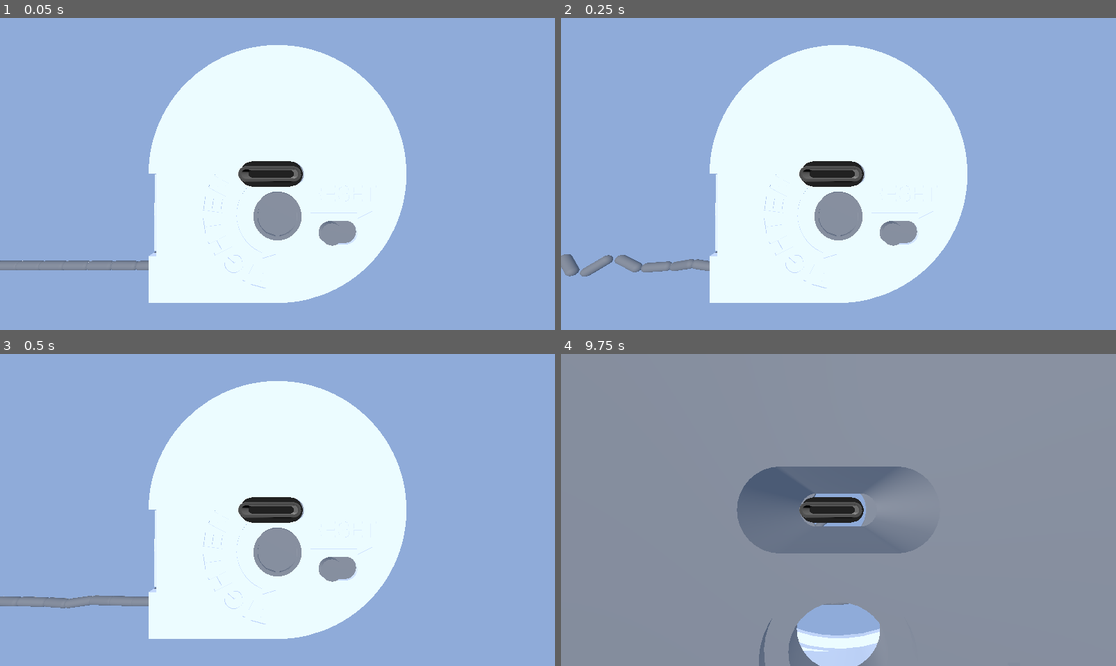
Above: before the commit, frames 1-4 (two rows, left to right).
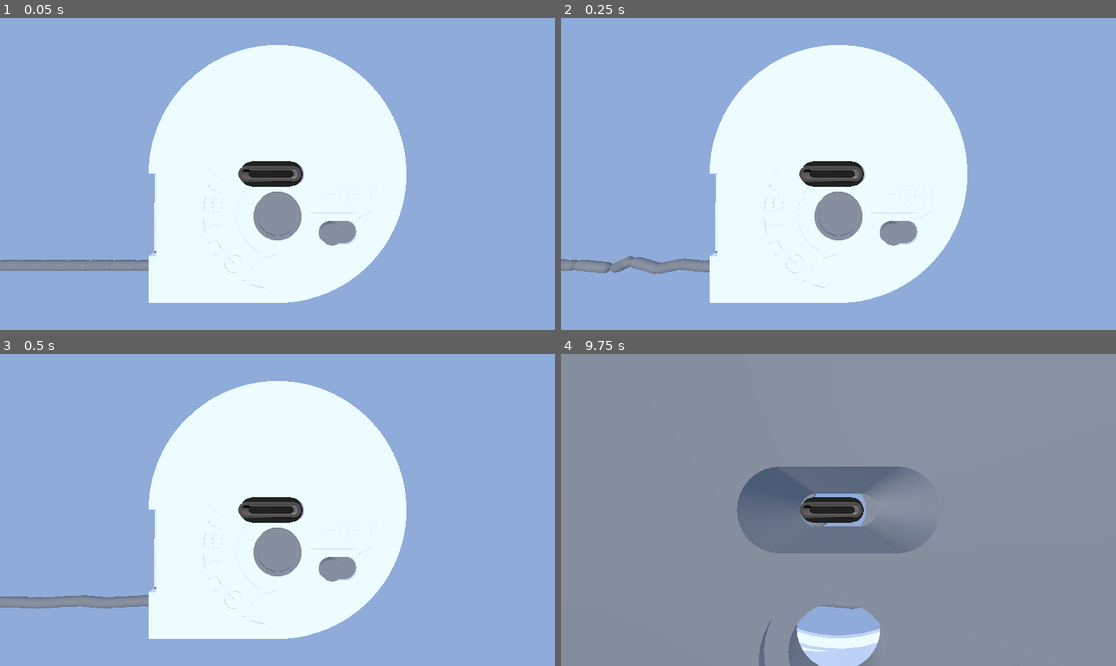
Above: after the commit, the same moments.

Repository: danielk5432/cable_holder_simulation
Game: Godot game, scene res://scene/mainscene.tscn
Same seed, same stepped clock (60 frames per second), same inputs: the game is played once before the commit and once after it.
Inputs (mouse positions are in pixels of both pictures, inside the frame that each line leads up to):
- Up to frame 1 (0.05 s): no input
- Up to frame 2 (0.25 s): no input
- Up to frame 3 (0.5 s): no input
- Up to frame 4 (9.75 s): move the mouse to (960, 494) at 0.52 s; hold W (spinclock) 0.53-1.28 s; click (960, 494) at 0.67 s; tap Q (spincounterclock) at 0.8, 1.35, 2.3, 6.8, 7.35, 8.3, 8.85 s; tap Enter at 1.25 s; move the mouse to (727, 525) at 1.27 s; click (727, 525) at 1.42 s; tap W (spinclock) at 1.55, 2.85, 4.35, 6.05, 7.55, 9.05 s; tap R (reset) every 0.75 s from 2 to 5 s; move the mouse to (894, 441) at 2.02 s; hold E (explode) 2.03-2.78 s; click (894, 441) at 2.17 s; move the mouse to (810, 572) at 2.77 s; click (810, 572) at 2.92 s; move the mouse to (1005, 556) at 3.52 s; hold Q (spincounterclock) 3.53-4.28 s; click (1005, 556) at 3.67 s; move the mouse to (672, 463) at 4.27 s; click (672, 463) at 4.42 s; move the mouse to (866, 510) at 5.02 s; hold Q (spincounterclock) 5.03-5.78 s; click (866, 510) at 5.17 s; move the mouse to (755, 432) at 5.77 s; tap E (explode) at 5.85 s; click (755, 432) at 5.92 s; move the mouse to (960, 494) at 6.52 s; hold W (spinclock) 6.53-7.28 s; click (960, 494) at 6.67 s; move the mouse to (727, 525) at 7.27 s; click (727, 525) at 7.42 s; move the mouse to (894, 441) at 8.02 s; hold W (spinclock) 8.03-8.78 s; click (894, 441) at 8.17 s; move the mouse to (810, 572) at 8.77 s; click (810, 572) at 8.92 s; move the mouse to (1005, 556) at 9.52 s; hold E (explode) from 9.53 s (still down); click (1005, 556) at 9.67 s

The runs differ from the first frame. In frame 1, 0.1% of the frame differs, in the area x 0-27%, y 77-82%; in frame 2, 0.6%, in the area x 0-27%, y 75-83%; in frame 3, 0.2%; in frame 4, less than 0.1%.

Commit message:
save implemented, nodes instanciated

Diff:
--- /dev/null
+++ b/pin_joint_save.gd
@@ -0,0 +1,14 @@
+extends PinJoint3D
+
+func save():
+	var save_dict = {
+		"filename" : get_scene_file_path(),
+		"parent" : get_parent().get_path(),
+		"pos_x" : position.x, # Vector2 is not supported by JSON
+		"pos_y" : position.y,
+		"pos_z" : position.z,
+		"rot.x" : rotation.x,
+		"rot.y" : rotation.y,
+		"rot.z" : rotation.z
+	}
+	return save_dict
--- /dev/null
+++ b/scene/line_end.tscn
@@ -0,0 +1,14 @@
+[gd_scene load_steps=3 format=3 uid="uid://dviwel0vkod0w"]
+
+[ext_resource type="Script" uid="uid://dyl2tamfaqqkk" path="res://script/line_end_save.gd" id="1_5myw6"]
+
+[sub_resource type="SphereShape3D" id="SphereShape3D_hyfil"]
+radius = 1.2
+
+[node name="LineEnd" type="RigidBody3D"]
+mass = 100.0
+gravity_scale = 0.0
+script = ExtResource("1_5myw6")
+
+[node name="CollisionShape3D" type="CollisionShape3D" parent="."]
+shape = SubResource("SphereShape3D_hyfil")
--- a/scene/line_joint.tscn
+++ b/scene/line_joint.tscn
@@ -1,4 +1,6 @@
-[gd_scene format=3 uid="uid://mmrkja8evf02"]
+[gd_scene load_steps=2 format=3 uid="uid://mmrkja8evf02"]
+
+[ext_resource type="Script" uid="uid://dohxj48hub1oh" path="res://script/line_joint_save.gd" id="1_wburh"]
 
 [node name="LineJoint" type="ConeTwistJoint3D"]
 swing_span = 1.0472
@@ -6,3 +8,4 @@
 bias = 0.1
 softness = 0.5
 relaxation = 0.5
+script = ExtResource("1_wburh")
--- a/scene/line_segment.tscn
+++ b/scene/line_segment.tscn
@@ -1,4 +1,6 @@
-[gd_scene load_steps=5 format=3 uid="uid://c41u7uobk6d2d"]
+[gd_scene load_steps=6 format=3 uid="uid://c41u7uobk6d2d"]
+
+[ext_resource type="Script" uid="uid://b3vegtd722bbx" path="res://script/line_segment_save.gd" id="1_mrjgf"]
 
 [sub_resource type="PhysicsMaterial" id="PhysicsMaterial_f28no"]
 friction = 0.0
@@ -9,8 +11,8 @@
 height = 5.0
 
 [sub_resource type="CapsuleMesh" id="CapsuleMesh_us8gv"]
-radius = 1.3
-height = 8.0
+radius = 1.5
+height = 8.5
 
 [sub_resource type="Skin" id="Skin_f18h8"]
 
@@ -18,6 +20,7 @@
 transform = Transform3D(0.999999, 0, 0, 0, 0.999999, 0, 0, 0, 1, 0, 0, 0)
 physics_material_override = SubResource("PhysicsMaterial_f28no")
 gravity_scale = 0.0
+script = ExtResource("1_mrjgf")
 
 [node name="CollisionShape3D" type="CollisionShape3D" parent="."]
 shape = SubResource("CapsuleShape3D_us8gv")
--- a/scene/line_test.tscn
+++ b/scene/line_test.tscn
@@ -1,37 +1,23 @@
-[gd_scene load_steps=4 format=3 uid="uid://ck7r3rovxwri6"]
+[gd_scene load_steps=5 format=3 uid="uid://ck7r3rovxwri6"]
 
 [ext_resource type="Script" uid="uid://7sfmpopwah0n" path="res://script/line_test.gd" id="1_hyfil"]
 [ext_resource type="PackedScene" uid="uid://c41u7uobk6d2d" path="res://scene/line_segment.tscn" id="1_y1qme"]
-
-[sub_resource type="SphereShape3D" id="SphereShape3D_hyfil"]
-radius = 1.2
+[ext_resource type="PackedScene" uid="uid://dviwel0vkod0w" path="res://scene/line_end.tscn" id="2_hpums"]
+[ext_resource type="PackedScene" uid="uid://c7dpwfxuwt0fi" path="res://scene/pin_joint.tscn" id="3_k4rsw"]
 
 [node name="Node3D" type="Node3D"]
 script = ExtResource("1_hyfil")
 
-[node name="LineStart" type="RigidBody3D" parent="."]
+[node name="LineStart" parent="." instance=ExtResource("2_hpums")]
 transform = Transform3D(1, 0, 0, 0, 1, 0, 0, 0, 1, 0, 3, 0)
-gravity_scale = 0.0
-freeze = true
 
-[node name="CollisionShape3D" type="CollisionShape3D" parent="LineStart"]
-shape = SubResource("SphereShape3D_hyfil")
-
-[node name="JointStart" type="PinJoint3D" parent="."]
+[node name="JointStart" parent="." instance=ExtResource("3_k4rsw")]
 transform = Transform3D(1, 0, 0, 0, 1, 0, 0, 0, 1, 0, 3, 0)
-node_a = NodePath("../LineSegment")
-node_b = NodePath("../LineStart")
 
 [node name="LineSegment" parent="." instance=ExtResource("1_y1qme")]
 
-[node name="JointEnd" type="PinJoint3D" parent="."]
+[node name="JointEnd" parent="." instance=ExtResource("3_k4rsw")]
+transform = Transform3D(1, 0, 0, 0, 1, 0, 0, 0, 1, 0, 6, 0)
+
+[node name="LineEnd" parent="." instance=ExtResource("2_hpums")]
 transform = Transform3D(1, 0, 0, 0, 1, 0, 0, 0, 1, 0, -3, 0)
-node_b = NodePath("../LineEnd")
-
-[node name="LineEnd" type="RigidBody3D" parent="."]
-transform = Transform3D(1, 0, 0, 0, 1, 0, 0, 0, 1, 0, -3, 0)
-mass = 100.0
-gravity_scale = 0.0
-
-[node name="CollisionShape3D" type="CollisionShape3D" parent="LineEnd"]
-shape = SubResource("SphereShape3D_hyfil")
--- a/scene/mainscene.tscn
+++ b/scene/mainscene.tscn
@@ -1,6 +1,7 @@
-[gd_scene load_steps=8 format=3 uid="uid://cl3by4u5w63eb"]
+[gd_scene load_steps=9 format=3 uid="uid://cl3by4u5w63eb"]
 
 [ext_resource type="PackedScene" uid="uid://dq0xsoxyp7eaj" path="res://scene/3d_model.tscn" id="1_4ulk4"]
+[ext_resource type="Script" uid="uid://cplc4b2g3mpwk" path="res://script/mainscene.gd" id="1_8ajfr"]
 [ext_resource type="PackedScene" uid="uid://dnlo3lctvra6" path="res://scene/line_curve.tscn" id="2_uwngr"]
 [ext_resource type="Script" uid="uid://cnf2ebmadu4af" path="res://script/camera_control.gd" id="2_wx3ht"]
 [ext_resource type="PackedScene" uid="uid://ck7r3rovxwri6" path="res://scene/line_test.tscn" id="4_uwngr"]
@@ -15,6 +16,7 @@
 size = Vector3(727.76, 4.243, 1)
 
 [node name="Mainscene" type="Node3D"]
+script = ExtResource("1_8ajfr")
 
 [node name="3dModel" parent="." instance=ExtResource("1_4ulk4")]
 transform = Transform3D(-1, 0, -8.74228e-08, 0, 1, 0, 8.74228e-08, 0, -1, 0, 0, 0)
--- /dev/null
+++ b/scene/pin_joint.tscn
@@ -0,0 +1,6 @@
+[gd_scene load_steps=2 format=3 uid="uid://c7dpwfxuwt0fi"]
+
+[ext_resource type="Script" uid="uid://pbu8y8cnp2ts" path="res://pin_joint_save.gd" id="1_4yahv"]
+
+[node name="Joint" type="PinJoint3D"]
+script = ExtResource("1_4yahv")
--- a/script/camera_control.gd
+++ b/script/camera_control.gd
@@ -10,7 +10,7 @@
 var distance := 60.0  # 초기 줌 거리
 var zoom_speed := 1.2
 var min_distance := 10.0
-var max_distance := 100.0
+var max_distance := 150.0
 
 func _ready():
 	update_camera_position()
--- /dev/null
+++ b/script/line_end_save.gd
@@ -0,0 +1,14 @@
+extends RigidBody3D
+
+func save():
+	var save_dict = {
+		"filename" : get_scene_file_path(),
+		"parent" : get_parent().get_path(),
+		"pos_x" : position.x, # Vector2 is not supported by JSON
+		"pos_y" : position.y,
+		"pos_z" : position.z,
+		"rot.x" : rotation.x,
+		"rot.y" : rotation.y,
+		"rot.z" : rotation.z
+	}
+	return save_dict
--- /dev/null
+++ b/script/line_joint_save.gd
@@ -0,0 +1,14 @@
+extends ConeTwistJoint3D
+
+func save():
+	var save_dict = {
+		"filename" : get_scene_file_path(),
+		"parent" : get_parent().get_path(),
+		"pos_x" : position.x, # Vector2 is not supported by JSON
+		"pos_y" : position.y,
+		"pos_z" : position.z,
+		"rot.x" : rotation.x,
+		"rot.y" : rotation.y,
+		"rot.z" : rotation.z
+	}
+	return save_dict
--- /dev/null
+++ b/script/line_segment_save.gd
@@ -0,0 +1,14 @@
+extends RigidBody3D
+
+func save():
+	var save_dict = {
+		"filename" : get_scene_file_path(),
+		"parent" : get_parent().get_path(),
+		"pos_x" : position.x, # Vector2 is not supported by JSON
+		"pos_y" : position.y,
+		"pos_z" : position.z,
+		"rot.x" : rotation.x,
+		"rot.y" : rotation.y,
+		"rot.z" : rotation.z
+	}
+	return save_dict
--- a/script/line_test.gd
+++ b/script/line_test.gd
@@ -5,13 +5,18 @@
 var line_tip = preload("res://scene/end_tip.tscn")
 var line_list = []
 var segment_list = []
-var length = 109
+var length = 108
 
 var angle := 0.0
-var rotating := false
+var reeling := false
+var connected := false
 
 func _ready():
+	make_line()
+
+func make_line():
 	line_list.append($LineSegment)
+
 	for i in range(length):
 		var line = line_segment.instantiate()
 		line.position = Vector3(0, -6 * (i+1), 0)
@@ -27,26 +32,91 @@
 	line_list[-1].add_child(tip)
 	$LineEnd.position = Vector3(0, -6 * length - 3, 0)
 	$JointEnd.position = Vector3(0, -6 * length - 3, 0)
+	$JointStart.node_a = get_tree().get_root().get_node("Mainscene/Line/LineSegments/LineStart").get_path()
+	$JointStart.node_b = line_list[0].get_path()
 	$JointEnd.node_a = line_list[-1].get_path()
+	$JointEnd.node_b = $LineEnd.get_path()
 
 	var tween = create_tween()
 	tween.tween_property($LineStart, "global_position", Vector3(0, -27, 0), 1.5)
 	tween.tween_property(self, "angle", 7.5 * PI, 20.0).set_delay(0.1)  # 회전 시작
-	rotating = true
+	reeling = true
 	var endpos = get_tree().get_root().get_node("Mainscene/Line/LineCurve/LineEnd").global_position
 	tween.tween_property($LineStart, "global_position", endpos, .5)
 	tween.finished.connect(func():
-		rotating = false
+		reeling = false
 		for i in line_list:
 			i.linear_velocity = Vector3.ZERO
 		$LineEnd.linear_velocity = Vector3.ZERO
-
+		$LineStart.freeze = true
+		connected = true
+		get_tree().get_root().get_node("Mainscene").rotate_flag = true
+		save()
 	)
 
 func _process(delta):
-	if rotating:
+	if reeling:
 		var radius = 25.5
 		var x = sin(angle) * radius
 		var y = -cos(angle) * radius
 		var z = -1.1 * angle / PI
 		$LineStart.global_position = Vector3(x, y, z)
+
+func save():
+	var save_file = FileAccess.open("user://savegame.save", FileAccess.WRITE)
+	var save_nodes = get_children()
+	for node in save_nodes:
+		# Check the node is an instanced scene so it can be instanced again during load.
+		if node.scene_file_path.is_empty():
+			print("persistent node '%s' is not an instanced scene, skipped" % node.name)
+			continue
+
+		# Check the node has a save function.
+		if !node.has_method("save"):
+			print("persistent node '%s' is missing a save() function, skipped" % node.name)
+			continue
+
+		# Call the node's save function.
+		var node_data = node.call("save")
+
+		# JSON provides a static method to serialized JSON string.
+		var json_string = JSON.stringify(node_data)
+
+		# Store the save dictionary as a new line in the save file.
+		save_file.store_line(json_string)
+
+func load_game():
+	if not FileAccess.file_exists("user://savegame.save"):
+		return # Error! We don't have a save to load.
+
+	# We need to revert the game state so we're not cloning objects
+	# during loading. This will vary wildly depending on the needs of a
+	# project, so take care with this step.
+	# For our example, we will accomplish this by deleting saveable objects.
+	var save_nodes = get_tree().get_nodes_in_group("Persist")
+	for i in save_nodes:
+		i.queue_free()
+
+	# Load the file line by line and process that dictionary to restore
+	# the object it represents.
+	var save_file = FileAccess.open("user://savegame.save", FileAccess.READ)
+	while save_file.get_position() < save_file.get_length():
+		var json_string = save_file.get_line()
+
+		# Creates the helper class to interact with JSON.
+		var json = JSON.new()
+
+		# Check if there is any error while parsing the JSON string, skip in case of failure.
+		var parse_result = json.parse(json_string)
+		if not parse_result == OK:
+			print("JSON Parse Error: ", json.get_error_message(), " in ", json_string, " at line ", json.get_error_line())
+			continue
+
+		# Get the data from the JSON object.
+		var node_data = json.data
+
+		# Firstly, we need to create the object and add it to the tree and set its position.
+		var new_object = load(node_data["filename"]).instantiate()
+		get_node(node_data["parent"]).add_child(new_object)
+		new_object.position = Vector3(node_data["pos_x"], node_data["pos_y"], node_data["pos_z"])
+		new_object.rotation = Vector3(node_data["rot_x"], node_data["rot_y"], node_data["rot_z"])
--- /dev/null
+++ b/script/mainscene.gd
@@ -0,0 +1,11 @@
+extends Node3D
+
+var rotate_flag = false
+
+func _input(event):
+	if event.is_action_pressed("spinclock") and rotate_flag:
+		pass
+	elif event.is_action_pressed("spincounterclock") and rotate_flag:
+		pass
+	if event.is_action_released("spinclock") or event.is_action_released("spincounterclock"):
+		pass
--- a/script/model_control.gd
+++ b/script/model_control.gd
@@ -9,7 +9,6 @@
 var rotation_min = 0.0
 var rotation_max = 720.0
 var rotation_speed = 5.0
-
 
 var rotation_dir = 0
 var shaft_rotation = 0.0
Not shown, added: pin_joint_save.gd.uid
Not shown, added: script/line_end_save.gd.uid
Not shown, added: script/line_joint_save.gd.uid
Not shown, added: script/line_segment_save.gd.uid
Not shown, added: script/mainscene.gd.uid
